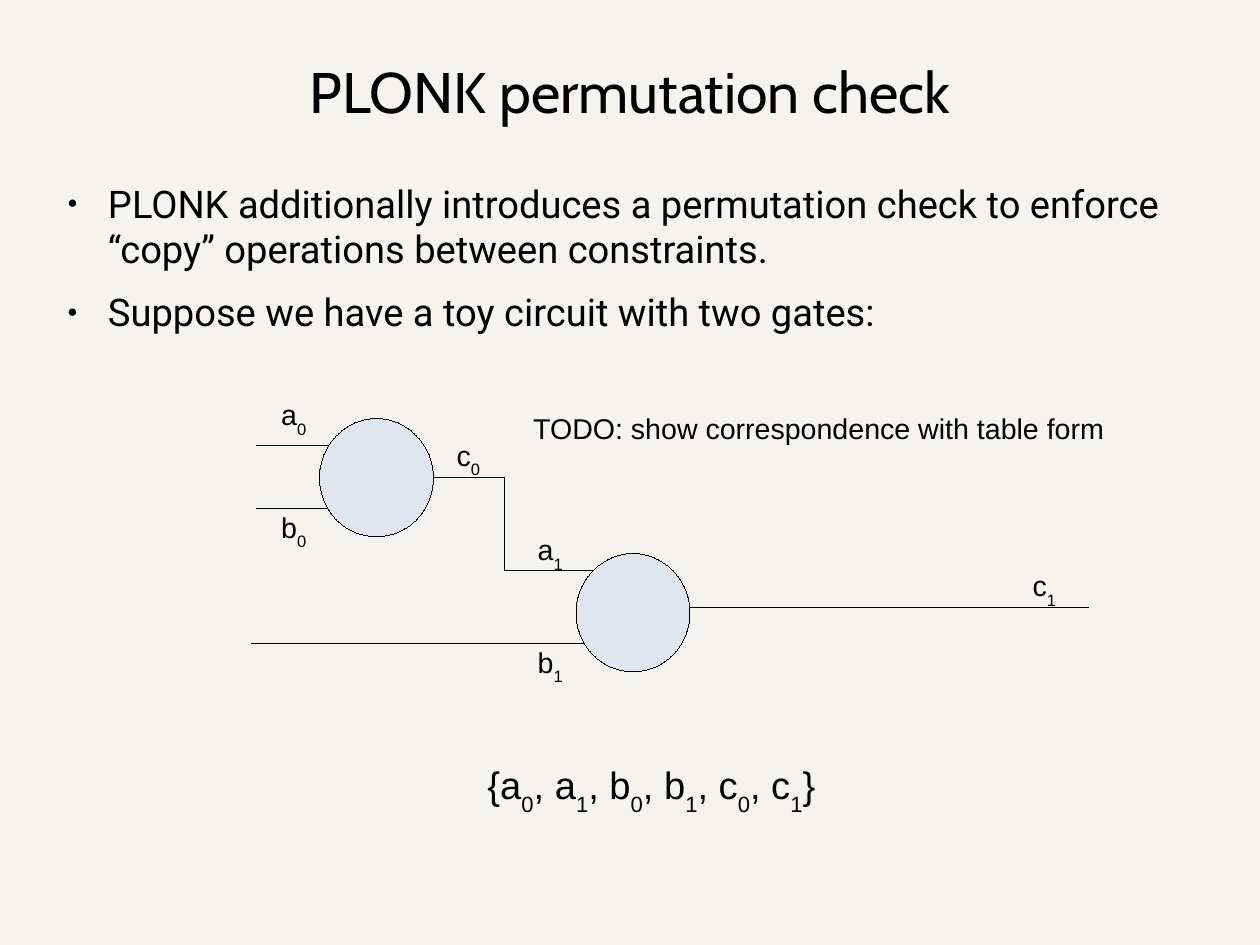
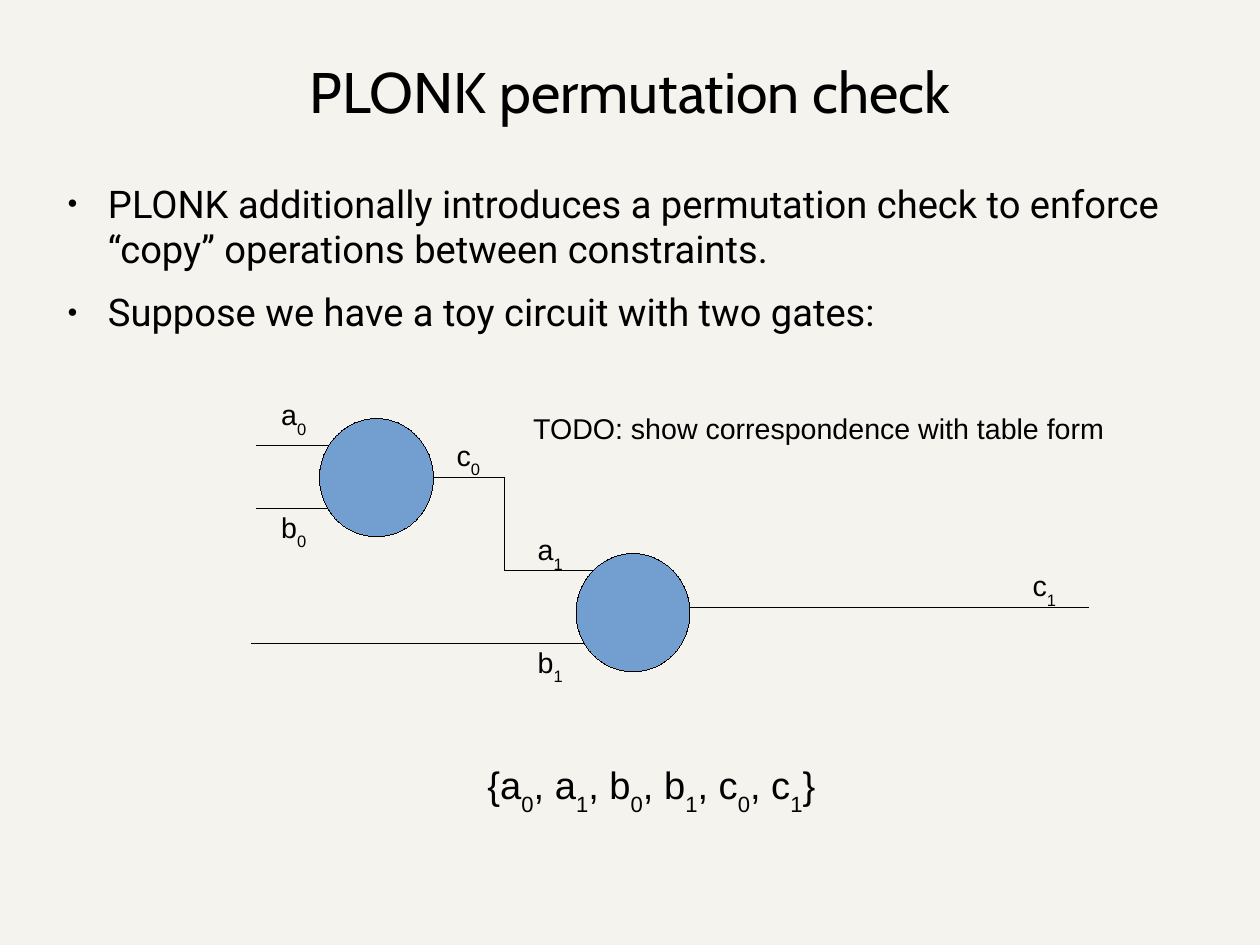
Before and after one commit to daira/halographs, a slide deck: slide 8 of deepdive.odp. Drawn at 1260x945 pixels with LibreOffice and Linux fonts; fonts in the diff are those of the drawing. Boxes give left, top, right and bottom in pixels: in the first picture for what was removed or moved away, otherwise in the second. Text is boxed around its words. In the diff, an @@ line names an element or a change of style, - is before the commit and + after.

```diff
--- a/deepdive.odp
+++ b/deepdive.odp
@@ ellipse at (320,418,434,536): fill #DEE6EF to #729FCF @@
@@ ellipse at (576,553,691,671): fill #DEE6EF to #729FCF @@
```
Also in this commit, not shown: 6 other slides changed, 19 slides added, 1 slide removed, 1 other file.
